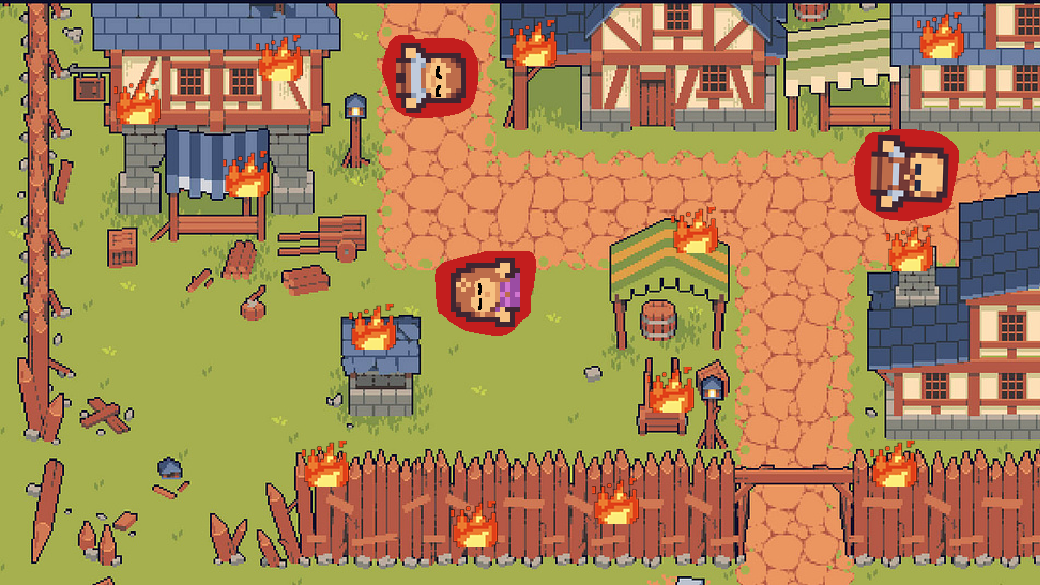
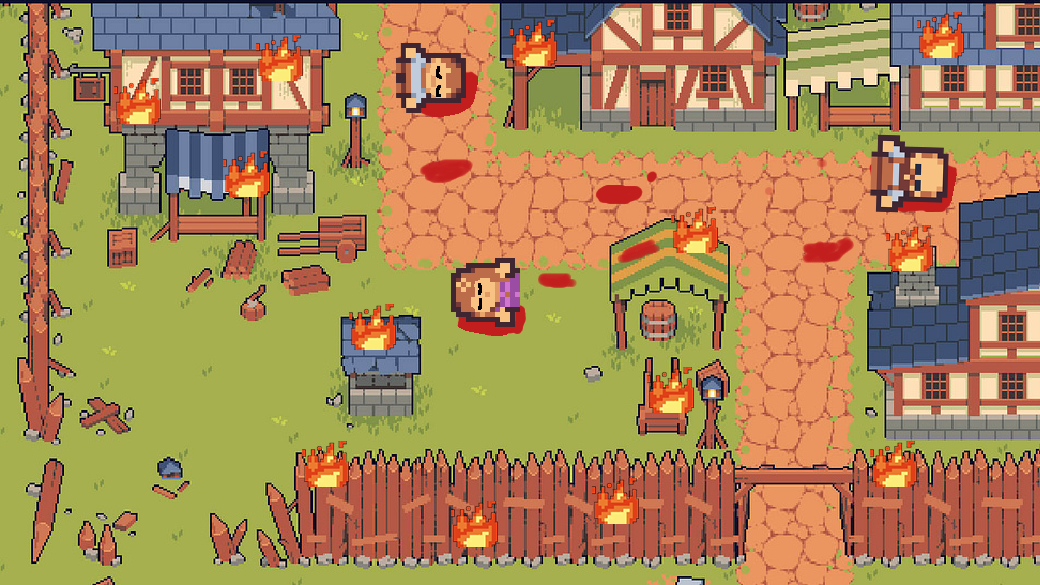
Two versions of the same layered image (1040px x 585px). Layer-by-layer changes:
painted on "Blood" over [382, 35, 959, 336]
